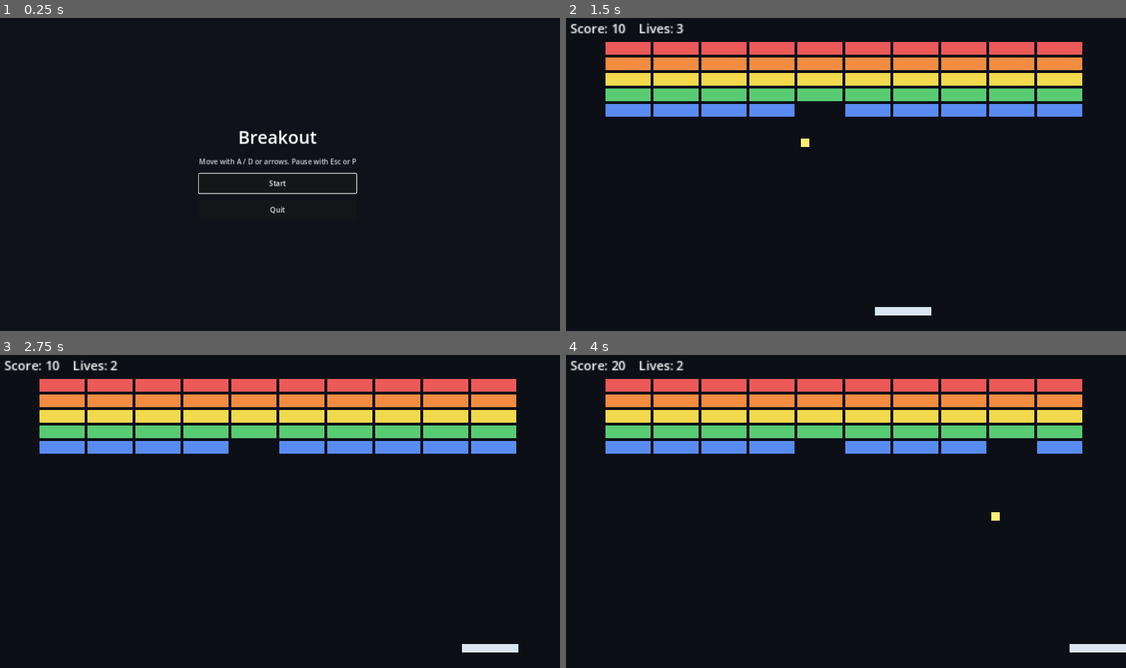
Above: before the commit, frames 1-4 (two rows, left to right).
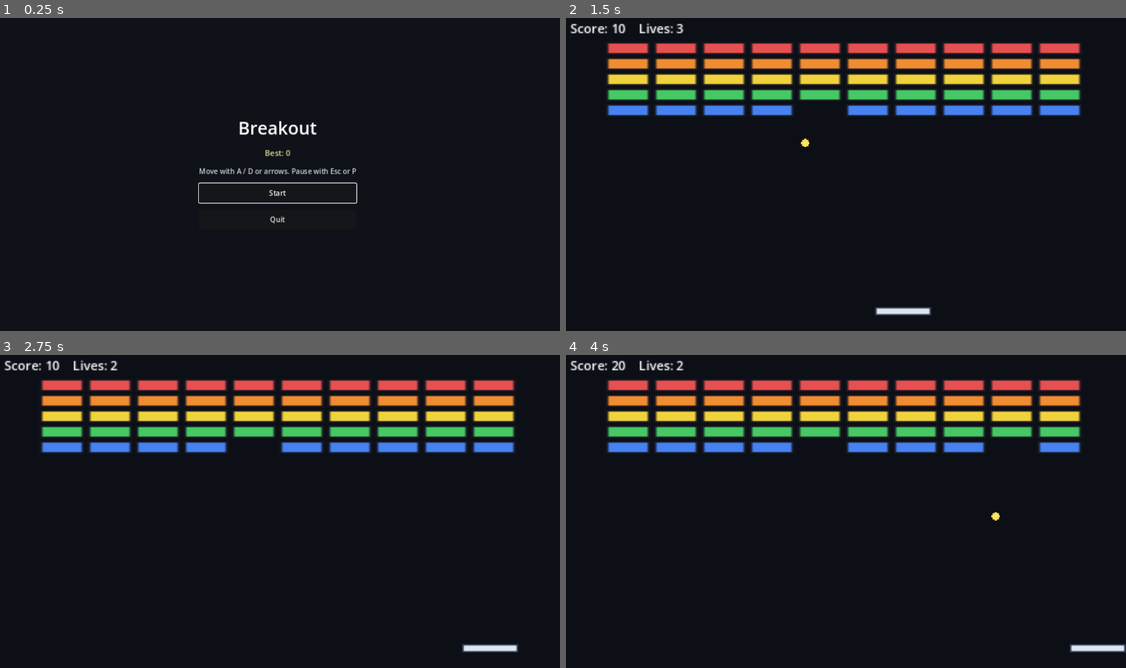
Above: after the commit, the same moments.

Repository: kblaszki/godot-game
Game: Godot game, scene res://games/breakout/app/host.tscn
Two runs of this game, one before a commit and one after it. Both use one fixed random seed, a clock stepped at 60 frames per second and the inputs below. This scene is started directly instead of the project's main scene.
Inputs (mouse positions are in pixels of both pictures, inside the frame that each line leads up to):
- Up to frame 1 (0.25 s): no input
- Up to frame 2 (1.5 s): click "Start" at 0.5 s; tap Enter (ui_accept) at 1.25 s; move the mouse to (969, 155) at 1.27 s; hold D (breakout_move_right) from 1.28 s (still down); hold Shift from 1.28 s (still down); click (969, 155) at 1.42 s
- Up to frame 3 (2.75 s): tap Enter (ui_accept) at 1.52 s; release D (breakout_move_right) at 2 s; release Shift at 2 s; drag from (162, 524) to (252, 574) at 2.02 s
- Up to frame 4 (4 s): tap Enter (ui_accept) at 2.75 s; move the mouse to (902, 439) at 2.77 s; hold D (breakout_move_right) 2.78-3.5 s; tap Ctrl at 2.85 s; click (902, 439) at 2.92 s; drag from (818, 574) to (672, 461) at 3.52 s

The runs differ from the first frame. In frame 1, 1.8% of the frame differs, in the area x 35-64%, y 32-66%; in frame 2, 7.5%, in the area x 7-93%, y 7-96%; in frame 3, 7.5%; in frame 4, 7.4%.

Commit message:
Polish Breakout with sprites, audio, high scores, and docs.
Ship playable art under games/breakout/assets and Diátaxis pages so the new title matches the lab’s presentation and documentation bar.

Diff:
--- a/games/breakout/app/host.gd
+++ b/games/breakout/app/host.gd
@@ -2,9 +2,20 @@
 
 const MENU_PATH := "res://games/breakout/app/main_menu.tscn"
 
+var _audio: GodotAudio
+
 
 func _boot() -> void:
+	_audio = GodotAudio.new()
+	add_child(_audio)
+	_audio.register_blip(&"brick", 720.0, 0.05)
+	_audio.register_blip(&"die", 180.0, 0.16)
+	_audio.register_blip(&"clear", 980.0, 0.12)
 	submit(SceneRequest.replace(MENU_PATH))
+
+
+func get_audio() -> GodotAudio:
+	return _audio
 
 
 func _on_quit_requested() -> void:
--- a/games/breakout/app/main_menu.gd
+++ b/games/breakout/app/main_menu.gd
@@ -1,7 +1,10 @@
 extends Control
 
 const PLAY_PATH := "res://games/breakout/app/play.tscn"
+const SCORE_PATH := "user://scores/breakout.txt"
+const SCORE_CAPACITY := 10
 
+@onready var _best: Label = $Center/Column/Best
 @onready var _start: Button = $Center/Column/Start
 @onready var _quit: Button = $Center/Column/Quit
 
@@ -9,7 +12,14 @@
 func _ready() -> void:
 	_start.pressed.connect(_on_start_pressed)
 	_quit.pressed.connect(_on_quit_pressed)
+	_refresh_best()
 	_start.grab_focus()
+
+
+func _refresh_best() -> void:
+	var entries: Array[int] = ScoreStore.load(SCORE_PATH, SCORE_CAPACITY).entries()
+	var best := entries[0] if entries.size() > 0 else 0
+	_best.text = "Best: %d" % best
 
 
 func _on_start_pressed() -> void:
--- a/games/breakout/app/main_menu.tscn
+++ b/games/breakout/app/main_menu.tscn
@@ -40,6 +40,13 @@
 text = "Breakout"
 horizontal_alignment = 1
 
+[node name="Best" type="Label" parent="Center/Column"]
+layout_mode = 2
+theme_override_colors/font_color = Color(0.85, 0.88, 0.55, 1)
+theme_override_font_sizes/font_size = 18
+text = "Best: 0"
+horizontal_alignment = 1
+
 [node name="Hint" type="Label" parent="Center/Column"]
 layout_mode = 2
 theme_override_colors/font_color = Color(0.8, 0.82, 0.86, 1)
--- a/games/breakout/app/play.gd
+++ b/games/breakout/app/play.gd
@@ -2,26 +2,32 @@
 
 const MENU_PATH := "res://games/breakout/app/main_menu.tscn"
 const PAUSE_PATH := "res://games/breakout/app/pause_menu.tscn"
+const SCORE_PATH := "user://scores/breakout.txt"
+const SCORE_CAPACITY := 10
 const SERVE_SEED := 1
 
-const BRICK_COLORS: Array[Color] = [
-	Color(0.92, 0.35, 0.35, 1),
-	Color(0.95, 0.55, 0.25, 1),
-	Color(0.95, 0.85, 0.3, 1),
-	Color(0.35, 0.8, 0.45, 1),
-	Color(0.35, 0.55, 0.95, 1),
+const PADDLE_TEX := preload("res://games/breakout/assets/paddle.png")
+const BALL_TEX := preload("res://games/breakout/assets/ball.png")
+const BRICK_TEXES: Array[Texture2D] = [
+	preload("res://games/breakout/assets/brick_0.png"),
+	preload("res://games/breakout/assets/brick_1.png"),
+	preload("res://games/breakout/assets/brick_2.png"),
+	preload("res://games/breakout/assets/brick_3.png"),
+	preload("res://games/breakout/assets/brick_4.png"),
 ]
 
 var _config: BreakoutConfig
 var _sim: BreakoutSim
 var _input: InputState = InputState.new()
+var _audio = NullAudio.new()
 var _accum: float = 0.0
 var _leaving: bool = false
-var _brick_rects: Array[ColorRect] = []
+var _score_saved: bool = false
+var _brick_sprites: Array[Sprite2D] = []
 
 @onready var _background: ColorRect = $Background
-@onready var _paddle: ColorRect = $Paddle
-@onready var _ball: ColorRect = $Ball
+@onready var _paddle: Sprite2D = $Paddle
+@onready var _ball: Sprite2D = $Ball
 @onready var _bricks: Node2D = $Bricks
 @onready var _hud: Label = $Hud/Status
 @onready var _banner_panel: ColorRect = $Hud/BannerPanel
@@ -31,6 +37,7 @@
 func _ready() -> void:
 	_config = BreakoutConfig.new()
 	_sim = BreakoutSim.new(_config, SeededRng.new(SERVE_SEED))
+	_audio = _find_audio()
 	_layout()
 	_fit_to_viewport()
 	_sync_view()
@@ -44,8 +51,41 @@
 		_accum += delta
 		while _accum >= FixedTick.SEC:
 			_accum -= FixedTick.SEC
-			_sim.step(FixedTick.SEC)
+			_handle_events(_sim.step(FixedTick.SEC))
 	_sync_view()
+
+
+func _handle_events(events: Array) -> void:
+	for item in events:
+		var data := item as Dictionary
+		match str(data.get("type", "")):
+			"brick_broken":
+				_audio.play(&"brick")
+			"life_lost":
+				_audio.play(&"die")
+			"game_over":
+				_persist_score()
+			"cleared":
+				_audio.play(&"clear")
+				_persist_score()
+
+
+func _find_audio():
+	var node: Node = get_parent()
+	while node != null:
+		if node.has_method("get_audio"):
+			return node.call("get_audio")
+		node = node.get_parent()
+	return NullAudio.new()
+
+
+func _persist_score() -> void:
+	if _score_saved:
+		return
+	_score_saved = true
+	var table := ScoreStore.load(SCORE_PATH, SCORE_CAPACITY)
+	if table.insert(_sim.get_score()) >= 0:
+		ScoreStore.save(SCORE_PATH, table)
 
 
 func _unhandled_input(event: InputEvent) -> void:
@@ -72,9 +112,19 @@
 func _layout() -> void:
 	_background.position = Vector2.ZERO
 	_background.size = Vector2(_config.court_width, _config.court_height)
-	_paddle.size = Vector2(_config.paddle_width, _config.paddle_height)
+	_paddle.texture = PADDLE_TEX
+	_paddle.centered = false
+	_paddle.scale = Vector2(
+		_config.paddle_width / float(PADDLE_TEX.get_width()),
+		_config.paddle_height / float(PADDLE_TEX.get_height())
+	)
+	_ball.texture = BALL_TEX
+	_ball.centered = false
 	var diameter := _config.ball_radius * 2.0
-	_ball.size = Vector2(diameter, diameter)
+	_ball.scale = Vector2(
+		diameter / float(BALL_TEX.get_width()),
+		diameter / float(BALL_TEX.get_height())
+	)
 	_hud.position = Vector2(12.0, 8.0)
 	_hud.size = Vector2(_config.court_width - 24.0, 28.0)
 	var panel_size := Vector2(420.0, 140.0)
@@ -86,7 +136,7 @@
 	_banner_panel.size = panel_size
 	_banner.position = panel_pos
 	_banner.size = panel_size
-	_ensure_brick_rects()
+	_ensure_brick_sprites()
 
 
 func _fit_to_viewport() -> void:
@@ -97,13 +147,13 @@
 	position = fit["offset"]
 
 
-func _ensure_brick_rects() -> void:
+func _ensure_brick_sprites() -> void:
 	var needed := _config.brick_rows * _config.brick_cols
-	while _brick_rects.size() < needed:
-		var rect := ColorRect.new()
-		rect.mouse_filter = Control.MOUSE_FILTER_IGNORE
-		_bricks.add_child(rect)
-		_brick_rects.append(rect)
+	while _brick_sprites.size() < needed:
+		var sprite := Sprite2D.new()
+		sprite.centered = false
+		_bricks.add_child(sprite)
+		_brick_sprites.append(sprite)
 
 
 func _sync_view() -> void:
@@ -116,14 +166,18 @@
 	for row in _config.brick_rows:
 		for col in _config.brick_cols:
 			var index := row * _config.brick_cols + col
-			var rect: ColorRect = _brick_rects[index]
+			var sprite: Sprite2D = _brick_sprites[index]
 			var alive := _sim.is_brick_alive(row, col)
-			rect.visible = alive
+			sprite.visible = alive
 			if alive:
 				var brick := _sim.brick_rect(row, col)
-				rect.position = brick.position
-				rect.size = brick.size
-				rect.color = BRICK_COLORS[row % BRICK_COLORS.size()]
+				var tex: Texture2D = BRICK_TEXES[row % BRICK_TEXES.size()]
+				sprite.texture = tex
+				sprite.position = brick.position
+				sprite.scale = Vector2(
+					brick.size.x / float(tex.get_width()),
+					brick.size.y / float(tex.get_height())
+				)
 	_hud.text = "Score: %d    Lives: %d" % [_sim.get_score(), _sim.get_lives()]
 	var status := _sim.get_status()
 	var over := status == "game_over" or status == "cleared"
--- a/games/breakout/app/play.tscn
+++ b/games/breakout/app/play.tscn
@@ -11,13 +11,11 @@
 
 [node name="Bricks" type="Node2D" parent="."]
 
-[node name="Paddle" type="ColorRect" parent="."]
-mouse_filter = 2
-color = Color(0.85, 0.9, 0.95, 1)
+[node name="Paddle" type="Sprite2D" parent="."]
+centered = false
 
-[node name="Ball" type="ColorRect" parent="."]
-mouse_filter = 2
-color = Color(1, 0.92, 0.45, 1)
+[node name="Ball" type="Sprite2D" parent="."]
+centered = false
 
 [node name="Hud" type="Node2D" parent="."]
 
Not shown, added: games/breakout/assets/LICENSE.txt
Binary file added: games/breakout/assets/ball.png
Not shown, added: games/breakout/assets/ball.png.import
Binary file added: games/breakout/assets/brick_0.png
Not shown, added: games/breakout/assets/brick_0.png.import
Binary file added: games/breakout/assets/brick_1.png
Not shown, added: games/breakout/assets/brick_1.png.import
Binary file added: games/breakout/assets/brick_2.png
Not shown, added: games/breakout/assets/brick_2.png.import
Binary file added: games/breakout/assets/brick_3.png
Not shown, added: games/breakout/assets/brick_3.png.import
Binary file added: games/breakout/assets/brick_4.png
(and 9 more such lines)
